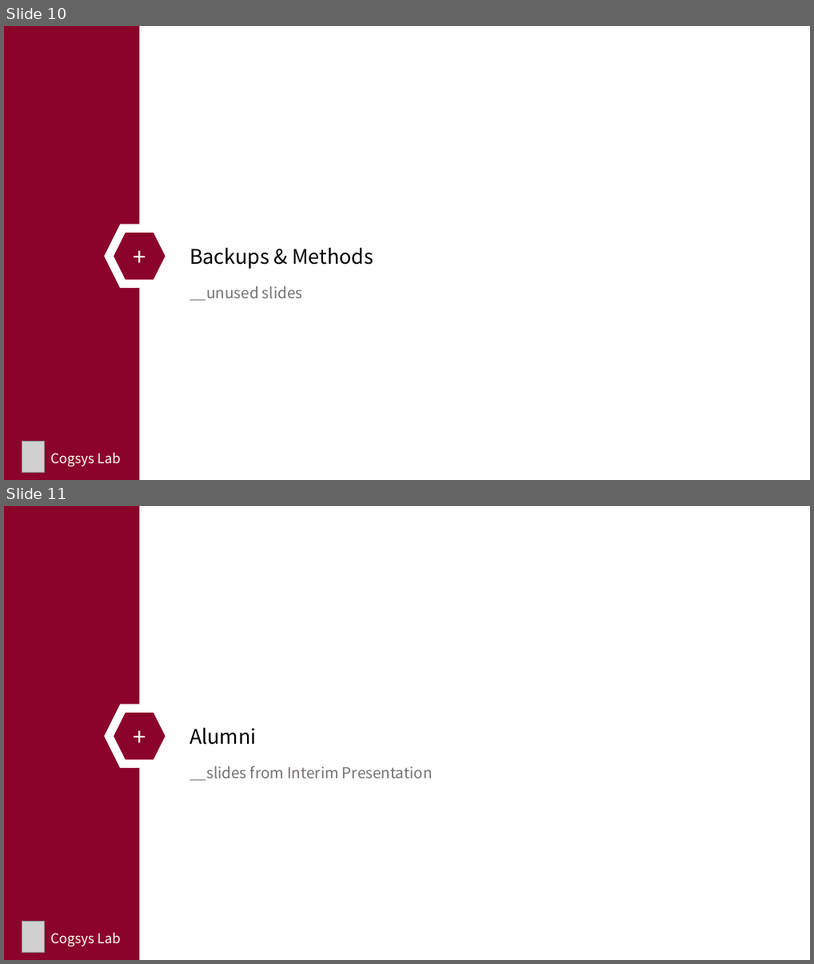
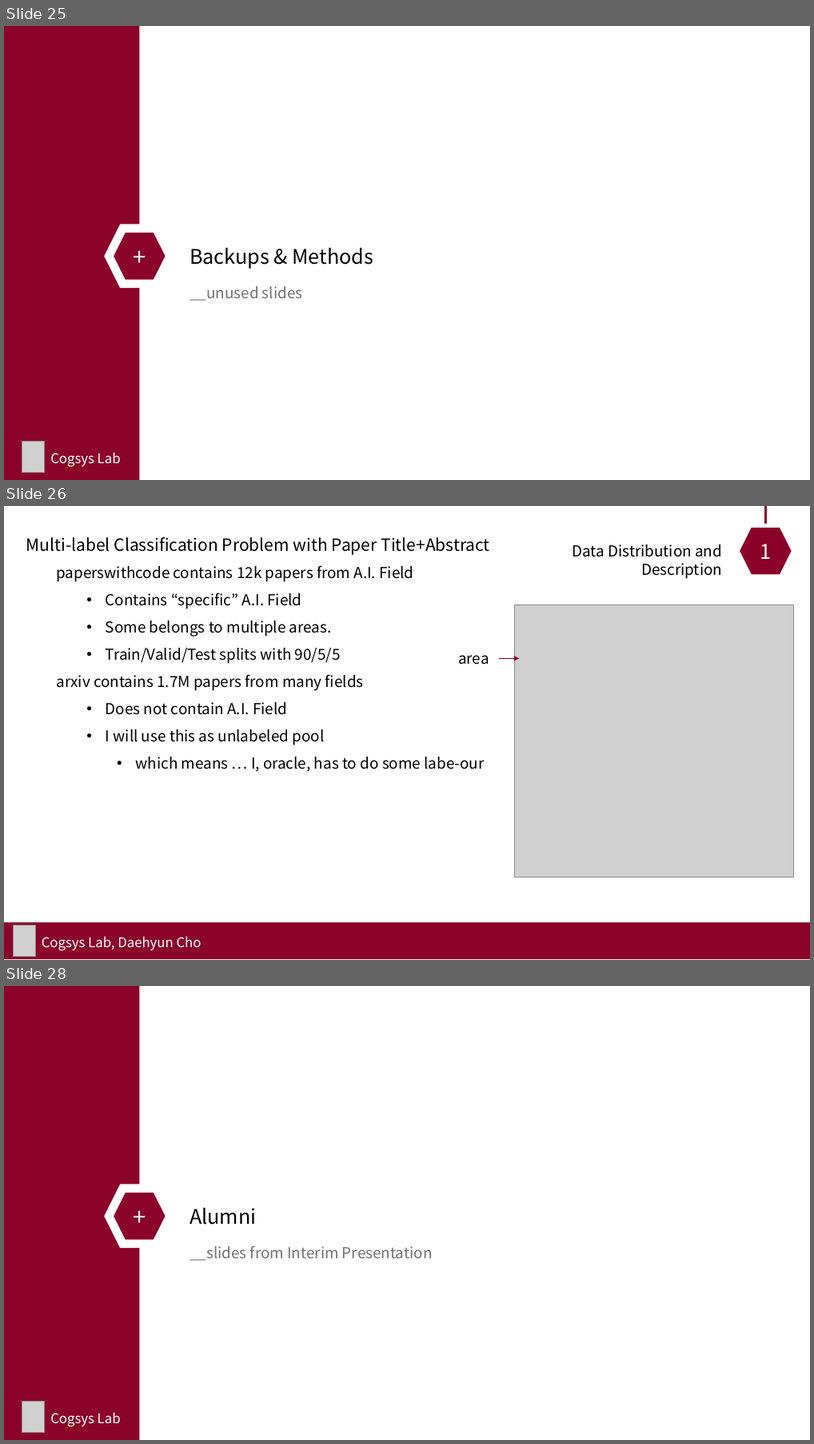
Before and after one commit to 1pha/BayesianActiveLearning, a slide deck: assets/presentations/Final Presentation.pptx. Shown one above the other, each under a label of ours: slides 10 and 11 before the commit, slides 25, 26 and 28 after it; the slides between them are not shown. The pictures are 814x964 and 814x1444 pixels, drawn with LibreOffice and Linux fonts; fonts in the diff are those of the drawing; grey boxes stand for pictures. Boxes give left, top, right and bottom in pixels: in the first picture for what was removed or moved away, otherwise in the second. Text is boxed around its words. In the diff, an @@ line names an element or a change of style, - is before the commit and + after.

```diff
--- a/assets/presentations/Final Presentation.pptx
+++ b/assets/presentations/Final Presentation.pptx
@@ slide 26 added at box(4, 506, 810, 960), background #FFFFFF @@
@@ hexagon added at box(735, 524, 797, 579), fill #8B0028, outline #FFFFFF 10 pt, 24 pt, text #FFFFFF @@
+1
@@ line added from (766, 506) to (766, 524), #8B0028 3 pt @@
@@ text added at box(26, 537, 490, 772), 18 pt, text #000000 @@
+Multi-label Classification Problem with Paper Title+Abstract
+paperswithcode contains 12k papers from A.I. Field
+    • Contains “specific” A.I. Field
+    • Some belongs to multiple areas.
+    • Train/Valid/Test splits with 90/5/5
+  arxiv contains 1.7M papers from many fields
+    • Does not contain A.I. Field
+    • I will use this as unlabeled pool
+      • which means … I, oracle, has to do some labe-our
@@ text added at box(573, 544, 722, 579), 18 pt, text #000000 @@
+Data Distribution and Description
@@ picture added at box(514, 604, 794, 876) @@
@@ text added at box(458, 655, 490, 664), 18 pt, text #000000 @@
+area
@@ arrow added from (499, 659) to (519, 659), #8B032A 1.25 pt @@
@@ rectangle added at box(4, 922, 810, 959), fill #8B032A @@
@@ picture added at box(13, 925, 35, 956) @@
@@ text added at box(42, 936, 202, 950), 16 pt, text #FFFFFF @@
+Cogsys Lab, Daehyun Cho
@@ what was slide 10 is now slide 25 @@
@@ what was slide 11 is now slide 28 @@
```
Also in this commit, not shown: 4 slides changed, 16 other slides added, 7 other files.
